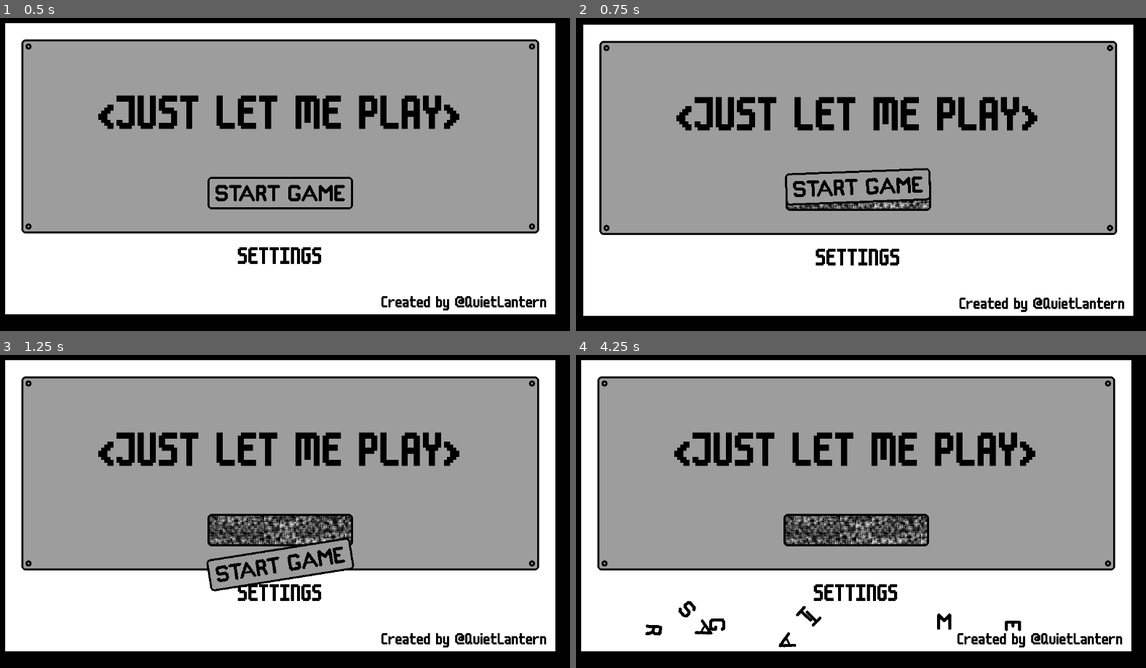
Above: before the commit, frames 1-4 (two rows, left to right).
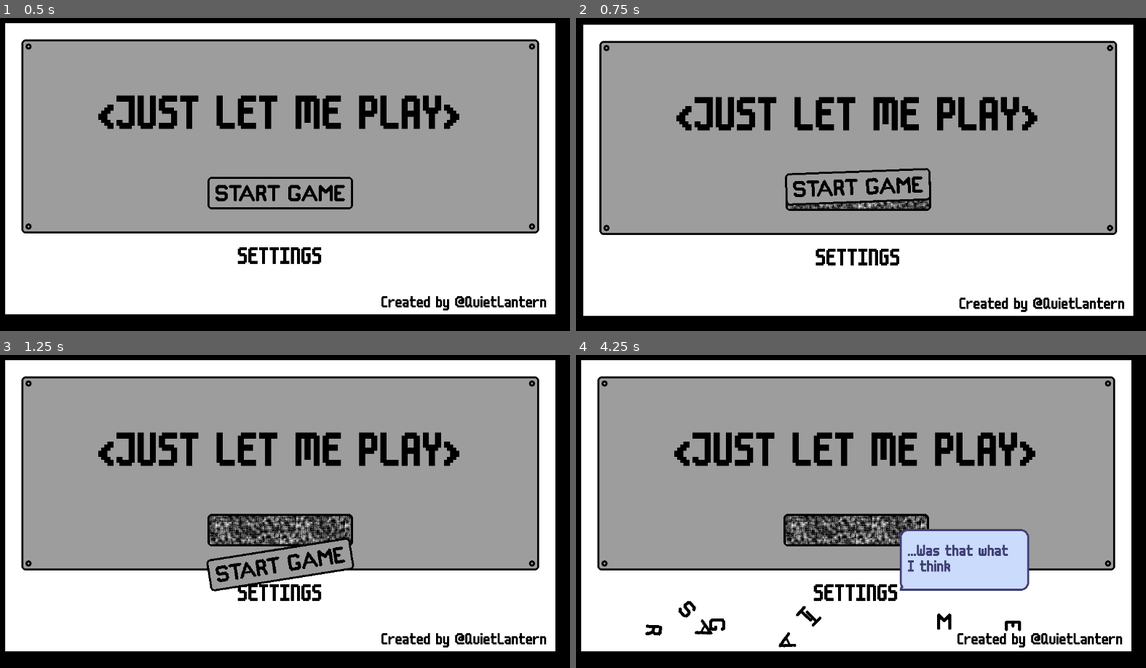
Above: after the commit, the same moments.

Repository: conor-wilson/secret-sapphire
Game: Godot game, scene res://scenes/main.tscn
Two runs of this game, one before a commit and one after it. Both use one fixed random seed, a clock stepped at 60 frames per second and the inputs below.
Inputs (mouse positions are in pixels of both pictures, inside the frame that each line leads up to):
- Up to frame 1 (0.5 s): no input
- Up to frame 2 (0.75 s): tap Enter at 0.5 s; move the mouse to (855, 193) at 0.52 s; click (855, 193) at 0.6 s
- Up to frame 3 (1.25 s): no input
- Up to frame 4 (4.25 s): move the mouse to (741, 524) at 1.27 s; click (741, 524) at 1.35 s; move the mouse to (912, 436) at 2.02 s; click (912, 436) at 2.1 s; move the mouse to (826, 574) at 2.77 s; click (826, 574) at 2.85 s; move the mouse to (1032, 558) at 3.52 s; click (1032, 558) at 3.6 s; tap D (debugbutton) at 4.15 s

Frame 1 is identical in both runs. In frame 2, 0.3% of the frame differs, in the area x 37-62%, y 57-61%; in frame 3, 1.3%; in frame 4, 5.7%, in the area x 36-80%, y 51-76%.

Commit message:
Added dialogue to help with username puzzle

Diff:
--- a/let-me-play/scenes/main.gd
+++ b/let-me-play/scenes/main.gd
@@ -50,18 +50,16 @@
 	# Start the "What was that?" dialogue
 	await get_tree().create_timer(1.5).timeout
 	var lines: Array[String] = [
-		"What was that??",
-		"Was that what I think it was????",
-		"Honestly... I told that dev to build a more stable start button.",
-		"Thankfully it's nothing that can't be fixed...",
-		"If you want to be able to start the game...",
-		"you'll have to come and get me from the SECRET SETTINGS."
+		"...Was that what I think it was? o_o",
+		"Honestly... I told that dev to build a more stable start button...",
+		"Oh well, it's nothing that can't be fixed ^_^",
+		"I can fix it for you, but you'll have to free me from the SECRET SETTINGS..."
 	]
-	DialogueManager.new_dialogue_sequence($Node2D/WhatWasThat1.position, lines)
-	DialogueManager.new_dialogue_sequence($Node2D/WhatWasThat2.position, lines)
-
-# TODO: This is purely for debugging. This function should be removed once it's
-# no-longer needed.
-func _input(event: InputEvent) -> void:
-	if event.is_action_pressed("debugbutton"):
-		DialogueManager.stop_all_dialogue()
+	DialogueManager.new_dialogue_sequence($DialogueMarkers/WhatWasThat1.position, lines)
+	DialogueManager.new_dialogue_sequence($DialogueMarkers/WhatWasThat2.position, lines)
+#
+## TODO: This is purely for debugging. This function should be removed once it's
+## no-longer needed.
+#func _input(event: InputEvent) -> void:
+	#if event.is_action_pressed("debugbutton"):
+		#DialogueManager.stop_all_dialogue()
--- a/let-me-play/scenes/main.tscn
+++ b/let-me-play/scenes/main.tscn
@@ -22,12 +22,12 @@
 [node name="SettingsCamera" type="Camera2D" parent="Cameras"]
 position = Vector2(1728, 324)
 
-[node name="Node2D" type="Node2D" parent="."]
+[node name="DialogueMarkers" type="Node2D" parent="."]
 
-[node name="WhatWasThat1" type="Marker2D" parent="Node2D"]
+[node name="WhatWasThat1" type="Marker2D" parent="DialogueMarkers"]
 position = Vector2(790, 512)
 
-[node name="WhatWasThat2" type="Marker2D" parent="Node2D"]
+[node name="WhatWasThat2" type="Marker2D" parent="DialogueMarkers"]
 position = Vector2(2008, 393)
 
 [connection signal="settings_pressed" from="Menus/MainMenu" to="." method="_on_main_menu_settings_pressed"]
--- a/let-me-play/scenes/settings_menu.gd
+++ b/let-me-play/scenes/settings_menu.gd
@@ -24,6 +24,21 @@
 		password_box.show()
 		password_box.grab_focus()
 
+		var lines: Array[String] = [
+			"Nice job! \\(^o^)/",
+			"Unfortunately, you'll also need his password...",
+			"<TO BE CONTINUED>"
+		]
+		DialogueManager.stop_all_dialogue()
+		DialogueManager.new_dialogue_sequence($DialogueMarkers/WrongPasswordMarker.global_position, lines)
+	else:
+		var lines: Array[String] = [
+			"Damn ¬_¬ the dev locked it behind his username...",
+			"I bet he credited himself somewhere around here... >.>"
+		]
+		DialogueManager.stop_all_dialogue()
+		DialogueManager.new_dialogue_sequence($DialogueMarkers/WrongPasswordMarker.global_position, lines)
+
 func _on_password_box_text_submitted(new_text: String) -> void:
 	print("Password Entered: ", new_text)
 	password_box.clear()
--- a/let-me-play/scenes/settings_menu.tscn
+++ b/let-me-play/scenes/settings_menu.tscn
@@ -89,6 +89,7 @@
 theme_override_font_sizes/font_size = 48
 placeholder_text = "<password>"
 alignment = 1
+max_length = 10
 
 [node name="Label" type="Label" parent="CenterContainer/MarginContainer/VBoxContainer/PasswordBox"]
 layout_mode = 0
@@ -100,7 +101,7 @@
 theme = ExtResource("4_558x5")
 theme_override_colors/font_color = Color(1, 0, 0, 1)
 theme_override_font_sizes/font_size = 32
-text = "FIRST PUZZLE COMPLETE!"
+text = "DEMO PUZZLE COMPLETE!"
 
 [node name="BackButton" type="Button" parent="."]
 offset_left = 49.0
@@ -131,6 +132,11 @@
 horizontal_alignment = 2
 vertical_alignment = 2
 
+[node name="DialogueMarkers" type="Node2D" parent="."]
+
+[node name="WrongPasswordMarker" type="Marker2D" parent="DialogueMarkers"]
+position = Vector2(856, 392)
+
 [connection signal="pressed" from="CenterContainer/MarginContainer/VBoxContainer/SecretSettingsButton" to="." method="_on_secret_settings_button_pressed"]
 [connection signal="text_submitted" from="CenterContainer/MarginContainer/VBoxContainer/UsernameBox" to="." method="_on_username_box_text_submitted"]
 [connection signal="text_submitted" from="CenterContainer/MarginContainer/VBoxContainer/PasswordBox" to="." method="_on_password_box_text_submitted"]
--- a/let-me-play/singletons/dialogue_manager.gd
+++ b/let-me-play/singletons/dialogue_manager.gd
@@ -2,10 +2,13 @@
 
 @onready var dialogue_sequence_scene = preload("res://scenes/dialogue_sequence.tscn")
 
+# TODO: Fix this janky function
 func stop_all_dialogue():
 	for dialogue_sequence in get_children():
-		dialogue_sequence.dialogue_box.queue_free()
-		dialogue_sequence.queue_free()
+		if is_instance_valid(dialogue_sequence):
+			if is_instance_valid(dialogue_sequence.dialogue_box):
+				dialogue_sequence.dialogue_box.queue_free()
+			dialogue_sequence.queue_free()
 
 # new_dialogue_sequence starts a new dialogue sequence at the provided position,
 # displaying a dialogue box with the provided lines. The optional linger_time
